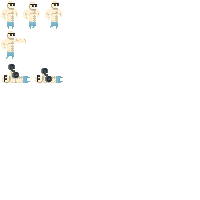
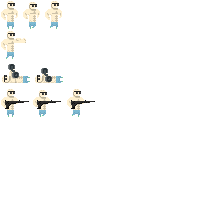
Comparing the layer stacks of the two 200px x 200px images. Changes:
added layer "Layer 8 copy 2" above "Layer 8 copy" over [71, 100, 95, 109]
added layer "Layer 8 copy" above "Layer 8" over [37, 100, 61, 109]
added layer "Layer 8" above "Layer 1 copy" over [5, 100, 29, 109]
added layer "Layer 1 copy" above "Layer 1" over [1, 89, 84, 117]
